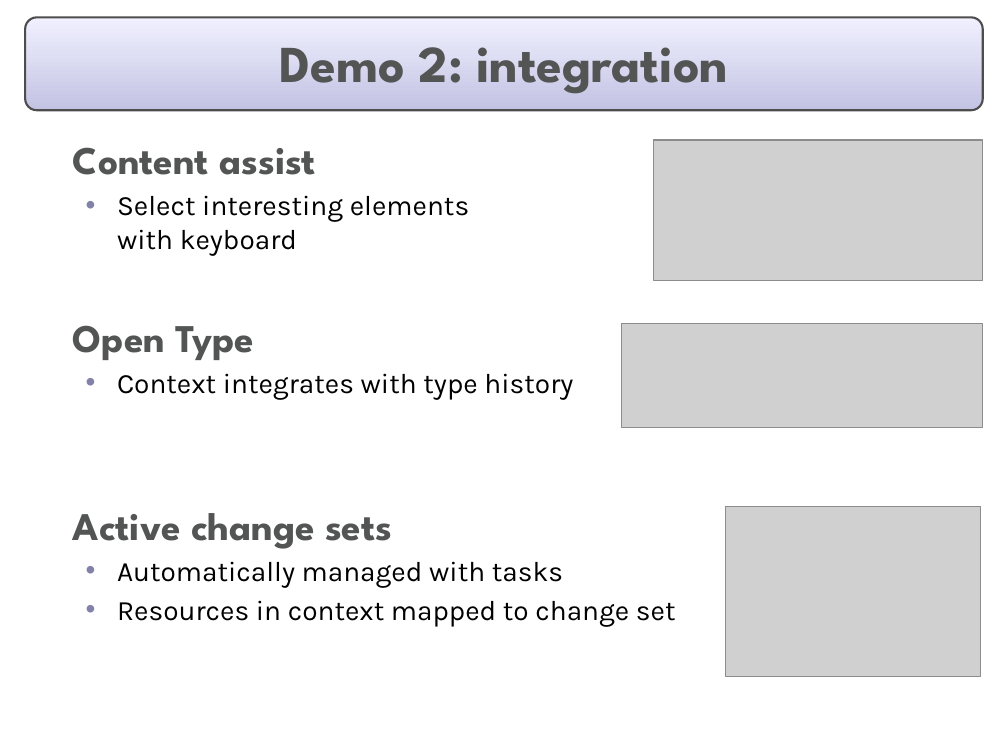
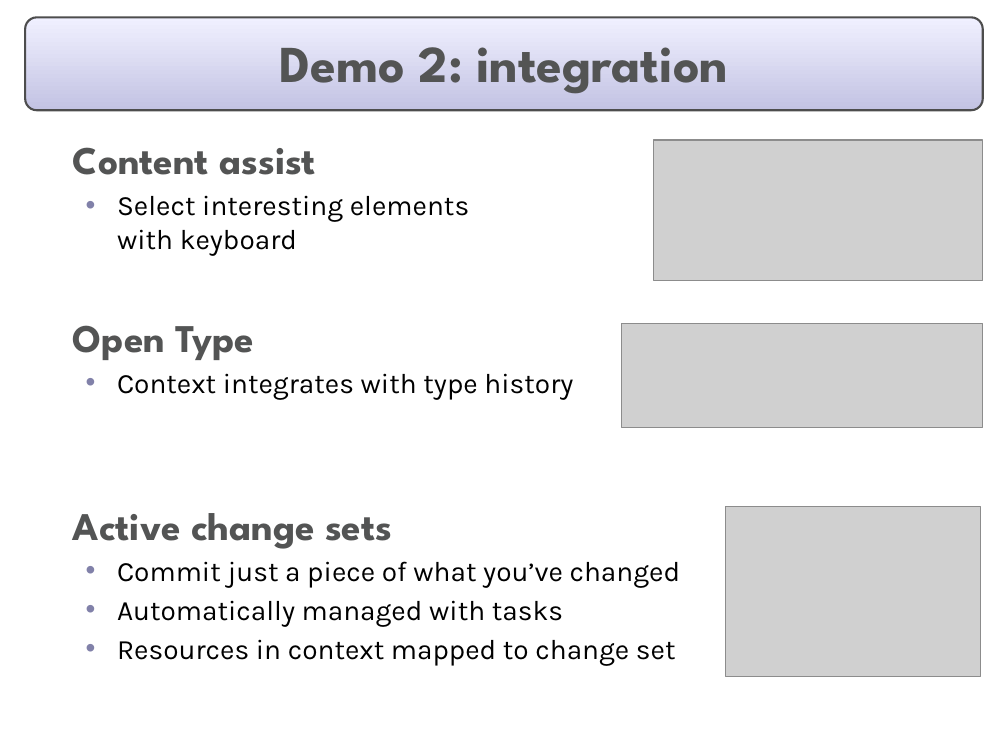
Before and after one commit to eclipse-mylyn/mylyn-website, a slide deck: slide 7 of publications/2006-03-mylar-eclipsecon.ppt (slide 6 before the commit). Drawn at 1008x756 pixels with LibreOffice and Linux fonts; fonts in the diff are those of the drawing; grey boxes stand for pictures. Boxes give left, top, right and bottom in pixels: in the first picture for what was removed or moved away, otherwise in the second. Text is boxed around its words. In the diff, an @@ line names an element or a change of style, - is before the commit and + after.

```diff
--- a/publications/2006-03-mylar-eclipsecon.ppt
+++ b/publications/2006-03-mylar-eclipsecon.ppt
@@ text at box(117, 561, 681, 588): paragraph added @@
+  • Commit just a piece of what you’ve changed
```
Also in this commit, not shown: 9 other slides changed, 5 slides added.
